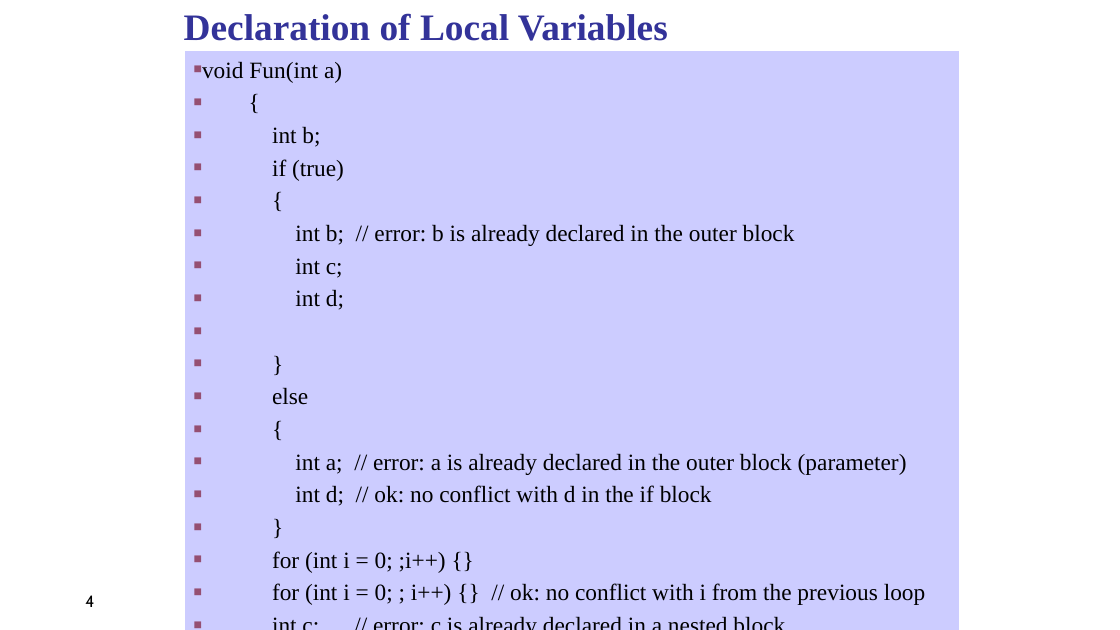
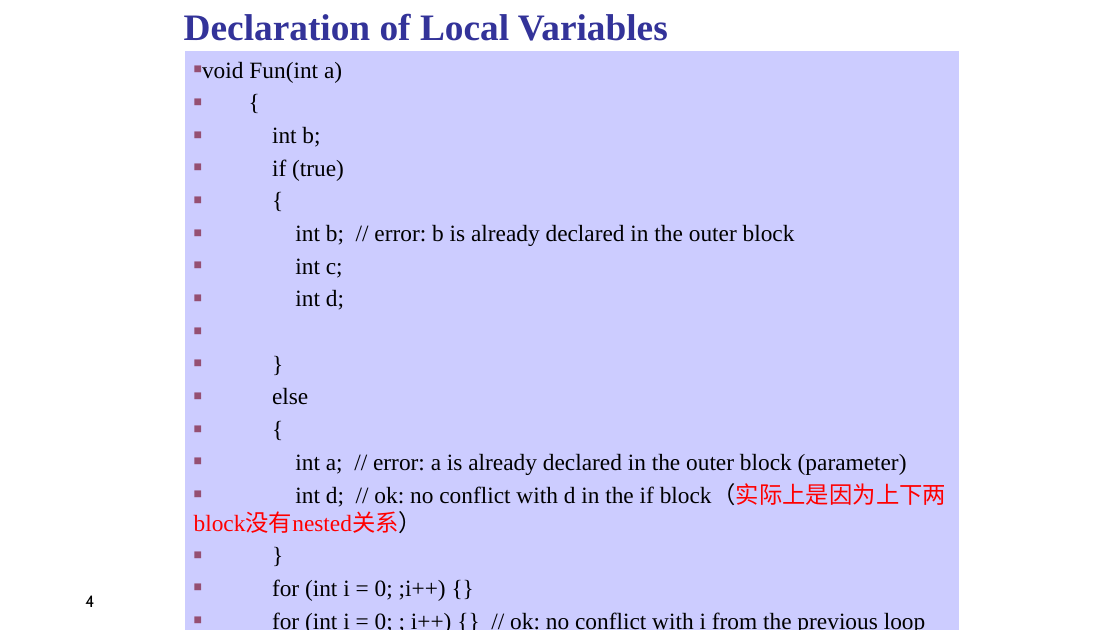
Before and after one commit to yangalan123/2017Csharp-EXAM, a slide deck: slide 4 of C#复习.pptx. Drawn at 1120x630 pixels with LibreOffice and Linux fonts; fonts in the diff are those of the drawing. Boxes give left, top, right and bottom in pixels: in the first picture for what was removed or moved away, otherwise in the second. Text is boxed around its words. In the diff, an @@ line names an element or a change of style, - is before the commit and + after.

```diff
--- a/C#复习.pptx
+++ b/C#复习.pptx
@@ freeform shape "void Fun(int a)" at box(186, 50, 960, 630): outline redrawn @@
@@ text in freeform shape at box(194, 484, 946, 533): text changed @@
-■ int d; // ok: no conflict with d in the if block
+■ int d; // ok: no conflict with d in the if block（实际上是因为上下两block没有nested关系）
```
Also in this commit, not shown: 7 other slides changed, 1 slide removed, 2 other files.
